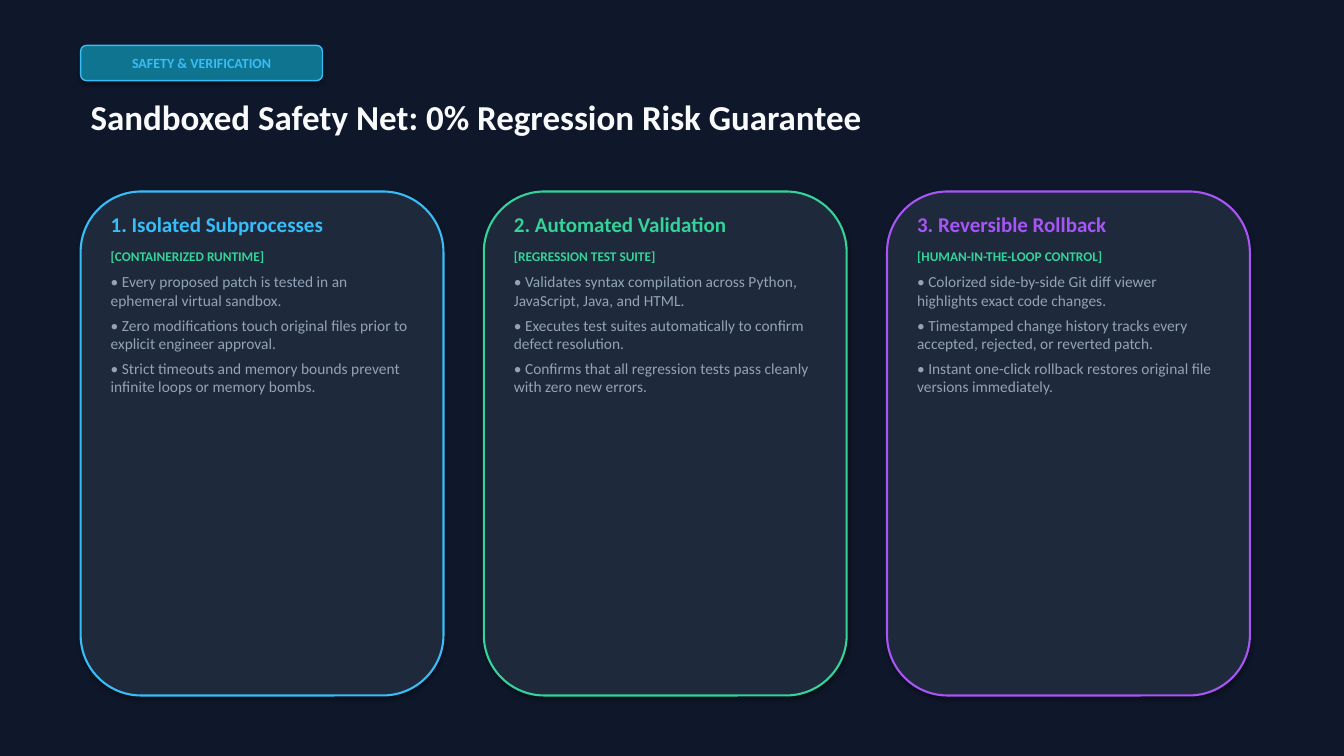
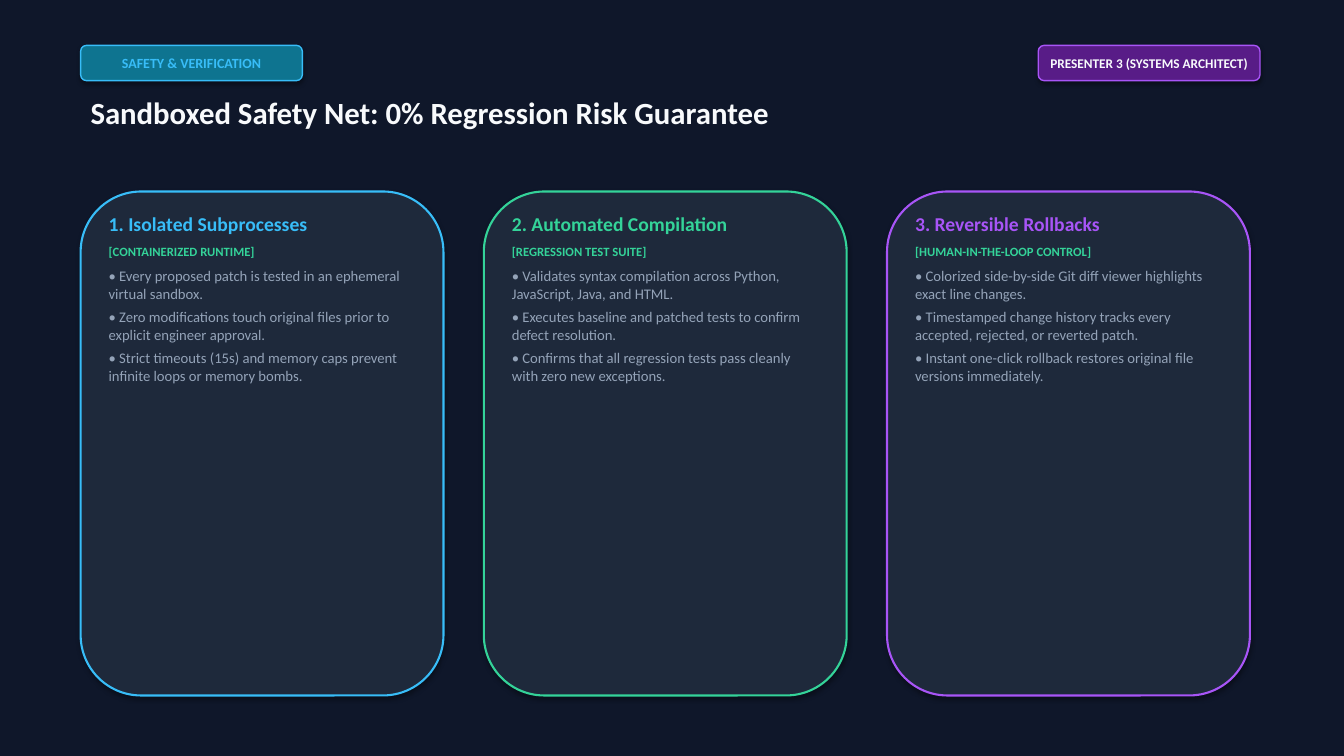
Before and after one commit to Bhimannapng/AutoPatch, a slide deck: slide 7 of AutoPatch_Presentation.pptx (slide 6 before the commit). Drawn at 1344x756 pixels with LibreOffice and Linux fonts; fonts in the diff are those of the drawing. Boxes give left, top, right and bottom in pixels: in the first picture for what was removed or moved away, otherwise in the second. Text is boxed around its words. In the diff, an @@ line names an element or a change of style, - is before the commit and + after.

Commit message:
docs: add presentation materials and benchmark suites

```diff
--- a/AutoPatch_Presentation.pptx
+++ b/AutoPatch_Presentation.pptx
@@ rounded rectangle "SAFETY & VERIFICATION" resized from (x1=81, y1=45, x2=323, y2=81) to (x1=81, y1=45, x2=302, y2=81) @@
@@ rounded rectangle added at (x1=1038, y1=45, x2=1260, y2=81), fill #581C87, outline #A855F7 1 pt, 9.5 pt, text #F8FAFC, bold @@
+PRESENTER 3 (SYSTEMS ARCHITECT)
@@ text "Sandboxed Safety Net: 0% Regression ..." at (x1=91, y1=102, x2=768, y2=130): size 25 to 22 pt @@
@@ text at (x1=109, y1=217, x2=400, y2=343): size 15 to 14 pt in "1. Isolated Subprocesses"; size 9.5 to 9 pt in "[CONTAINERIZED RUNTIME]"; size 11 to 10.5 pt in "• Every proposed patch is tested in ...", "• Zero modifications touch original files prior ..."; less space between paragraphs @@
@@ text at (x1=512, y1=217, x2=727, y2=234): text changed; size 15 to 14 pt @@
-2. Automated Validation
+2. Automated Compilation
@@ text at (x1=915, y1=217, x2=1099, y2=231): text changed; size 15 to 14 pt @@
-3. Reversible Rollback
+3. Reversible Rollbacks
@@ text at (x1=512, y1=247, x2=780, y2=302): size 9.5 to 9 pt in "[REGRESSION TEST SUITE]"; size 11 to 10.5 pt in "• Validates syntax compilation across Python, JavaScript, ..." @@
@@ text at (x1=915, y1=247, x2=1193, y2=383): size 9.5 to 9 pt in "[HUMAN-IN-THE-LOOP CONTROL]"; size 11 to 10.5 pt in "• Timestamped change history tracks every accepted, ...", "• Instant one-click rollback restores original file ..." @@
@@ text at (x1=915, y1=271, x2=1202, y2=302): text changed; size 11 to 10.5 pt @@
-• Colorized side-by-side Git diff viewer highlights exact code changes.
+• Colorized side-by-side Git diff viewer highlights exact line changes.
@@ text at (x1=512, y1=312, x2=800, y2=384): text changed; size 11 to 10.5 pt @@
-• Executes test suites automatically to confirm defect resolution.
-• Confirms that all regression tests pass cleanly with zero new errors.
+• Executes baseline and patched tests to confirm defect resolution.
+• Confirms that all regression tests pass cleanly with zero new exceptions.
@@ text at (x1=109, y1=353, x2=397, y2=383): text changed; size 11 to 10.5 pt @@
-• Strict timeouts and memory bounds prevent infinite loops or memory bombs.
+• Strict timeouts (15s) and memory caps prevent infinite loops or memory bombs.
```
Also in this commit, not shown: 6 other slides changed, 3 slides added, 3 slides removed, 16 other files.
